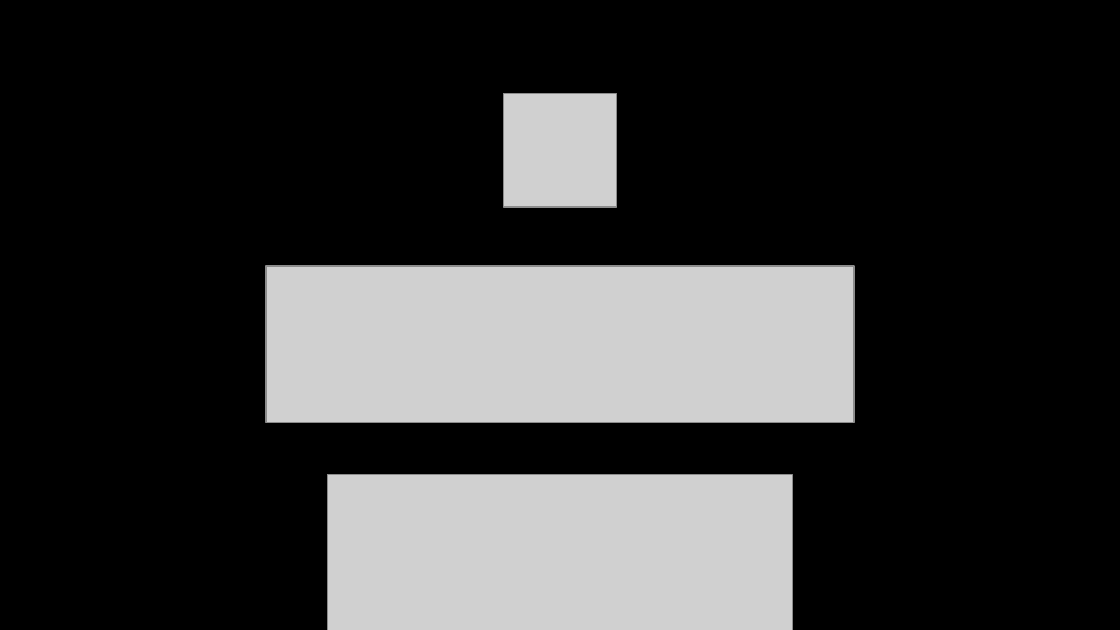
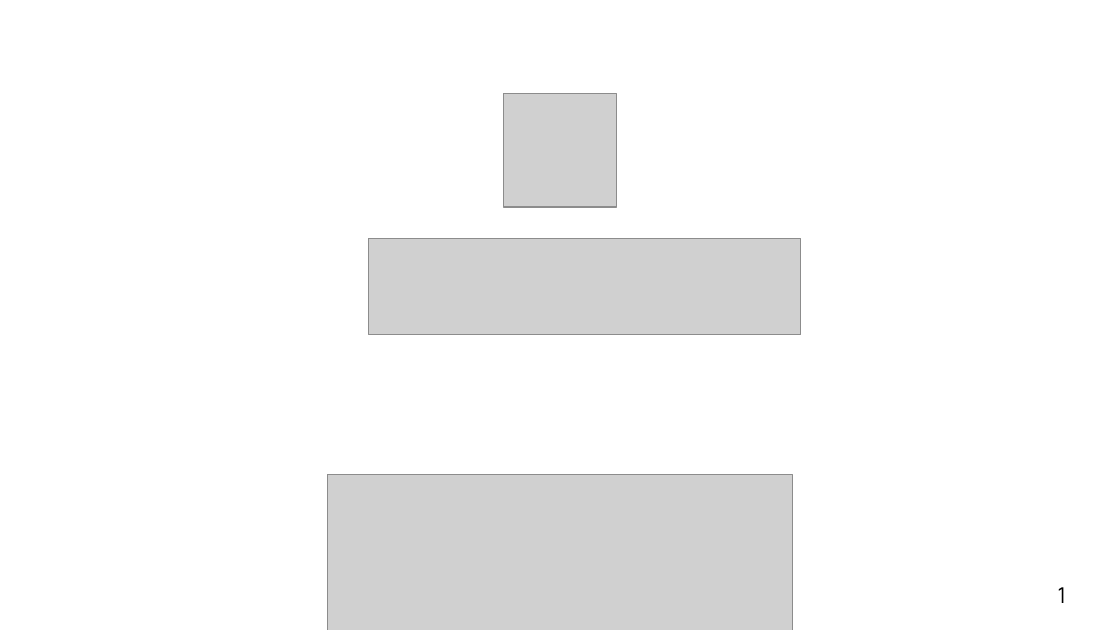
Before and after one commit to ggreen/real-time-AI-ML-event-streaming, a slide deck: slide 48 of docs/conferences/afrotech-realtime-ai-2024.pptx (slide 1 before the commit). Drawn at 1120x630 pixels with LibreOffice and Linux fonts; fonts in the diff are those of the drawing; grey boxes stand for pictures; background and template pictures are left out. Boxes give left, top, right and bottom in pixels: in the first picture for what was removed or moved away, otherwise in the second. Text is boxed around its words. In the diff, an @@ line names an element or a change of style, - is before the commit and + after.

```diff
--- a/docs/conferences/afrotech-realtime-ai-2024.pptx
+++ b/docs/conferences/afrotech-realtime-ai-2024.pptx
@@ background #000000 to #FFFFFF @@
@@ picture: place and size @@
-picture at (265, 267, 853, 422)
+picture at (368, 239, 801, 335)
```
Also in this commit, not shown: 15 other slides changed, 5 slides added, 2 slides removed, 13 other files.
